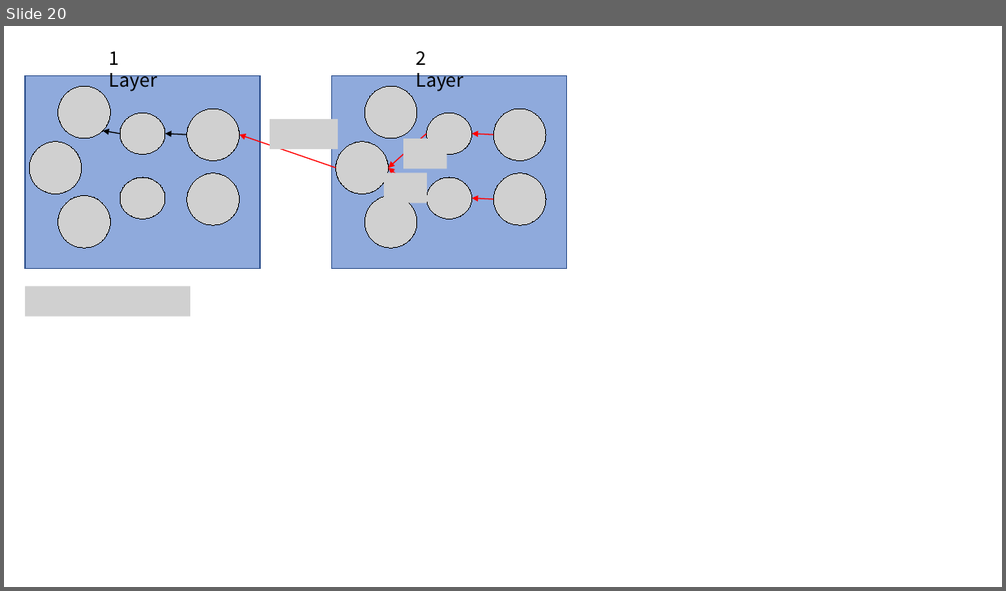
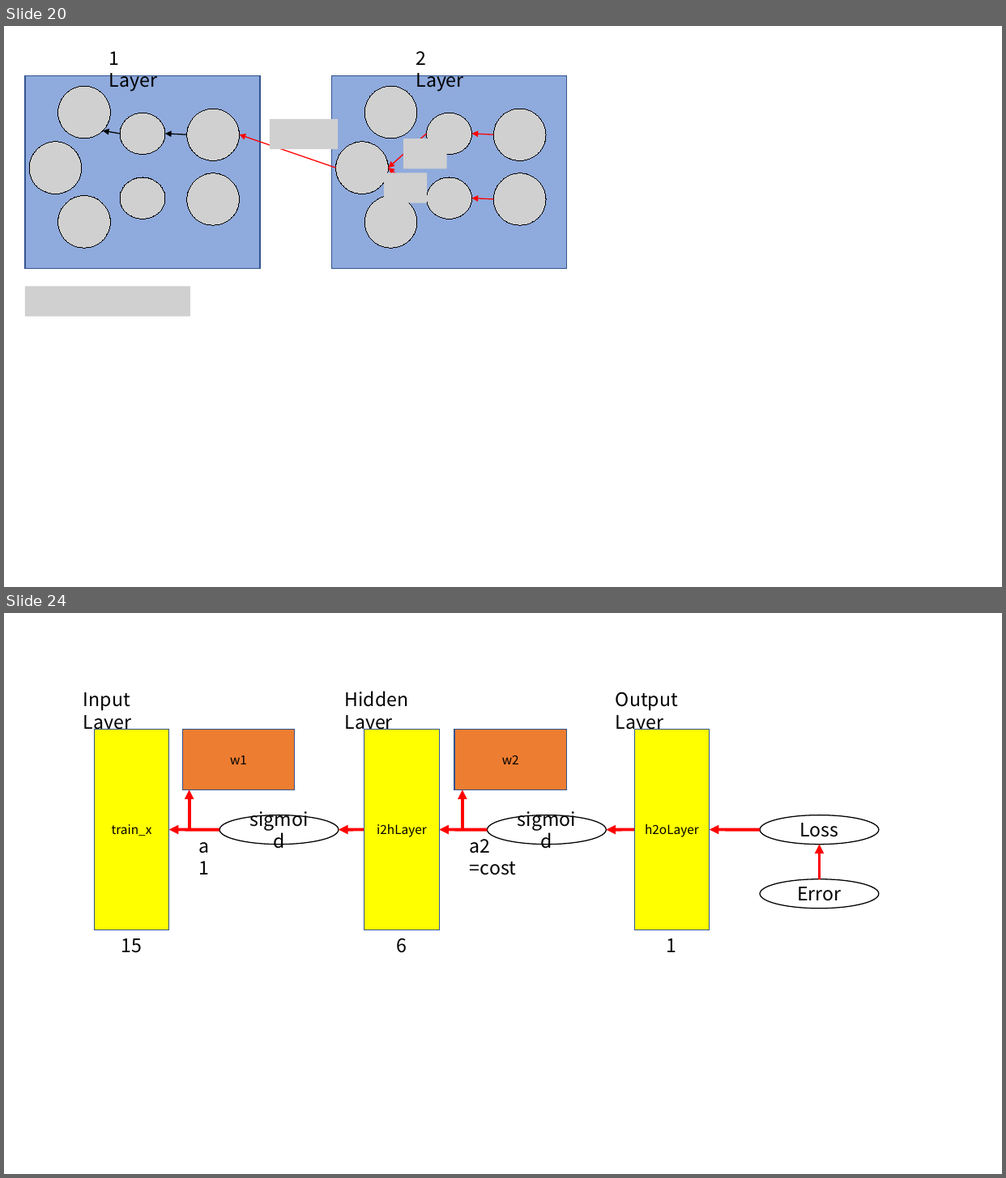
Before and after one commit to AnDeoukKyi/tistory, a slide deck: ml/ML.pptx. Shown one above the other, each under a label of ours: slide 20 before the commit, slides 20 and 24 after it; the slides between them are not shown. The pictures are 1006x591 and 1006x1178 pixels, drawn with LibreOffice and Linux fonts; fonts in the diff are those of the drawing; grey boxes stand for pictures. Boxes give left, top, right and bottom in pixels: in the first picture for what was removed or moved away, otherwise in the second. Text is boxed around its words. In the diff, an @@ line names an element or a change of style, - is before the commit and + after.

```diff
--- a/ml/ML.pptx
+++ b/ml/ML.pptx
@@ slide 24 added at bbox=[4, 613, 1002, 1174], background #FFFFFF @@
@@ text added at bbox=[83, 692, 131, 733], 18 pt, text #000000 @@
+Input Layer
@@ text added at bbox=[345, 691, 409, 733], 18 pt, text #000000 @@
+Hidden Layer
@@ text added at bbox=[616, 692, 678, 733], 18 pt, text #000000 @@
+Output Layer
@@ rectangle added at bbox=[95, 729, 169, 930], fill #FFFF00, outline #325491 1 pt, 12 pt, text #000000 @@
+train_x
@@ rectangle added at bbox=[182, 729, 295, 790], fill #ED7D31, outline #325491 1 pt, 12 pt, text #000000 @@
+w1
@@ rectangle added at bbox=[364, 729, 439, 930], fill #FFFF00, outline #325491 1 pt, 12 pt, text #000000 @@
+i2hLayer
@@ rectangle added at bbox=[454, 729, 567, 790], fill #ED7D31, outline #325491 1 pt, 12 pt, text #000000 @@
+w2
@@ rectangle added at bbox=[634, 729, 710, 930], fill #FFFF00, outline #325491 1 pt, 12 pt, text #000000 @@
+h2oLayer
@@ arrow added from (189, 830) to (189, 790), #FF0000 3 pt @@
@@ arrow added from (462, 830) to (462, 790), #FF0000 3 pt @@
@@ arrow added from (219, 830) to (169, 830), #FF0000 3 pt @@
@@ text added at bbox=[191, 831, 226, 861], 18 pt, text #000000 @@
+a1
@@ ellipse added at bbox=[219, 815, 339, 845], outline #000000 1 pt, 18 pt, text #000000 @@
+sigmoid
@@ arrow added from (364, 830) to (339, 830), #FF0000 3 pt @@
@@ arrow added from (488, 830) to (439, 830), #FF0000 3 pt @@
@@ ellipse added at bbox=[488, 815, 607, 845], outline #000000 1 pt, 18 pt, text #000000 @@
+sigmoid
@@ arrow added from (634, 830) to (607, 830), #FF0000 3 pt @@
@@ arrow added from (760, 830) to (710, 830), #FF0000 3 pt @@
@@ ellipse added at bbox=[760, 815, 879, 845], outline #000000 1 pt, 18 pt, text #000000 @@
+Loss
@@ text added at bbox=[470, 833, 516, 875], 18 pt, text #000000 @@
+a2
+=cost
@@ arrow added from (819, 879) to (819, 845), #FF0000 3 pt @@
@@ ellipse added at bbox=[760, 879, 879, 909], outline #000000 1 pt, 18 pt, text #000000 @@
+Error
@@ text added at bbox=[121, 939, 143, 953], 18 pt, text #000000 @@
+15
@@ text added at bbox=[396, 938, 407, 953], 18 pt, text #000000 @@
+6
@@ text added at bbox=[667, 939, 677, 952], 18 pt, text #000000 @@
+1
```
Also in this commit, not shown: 7 other slides added, 36 other files.
